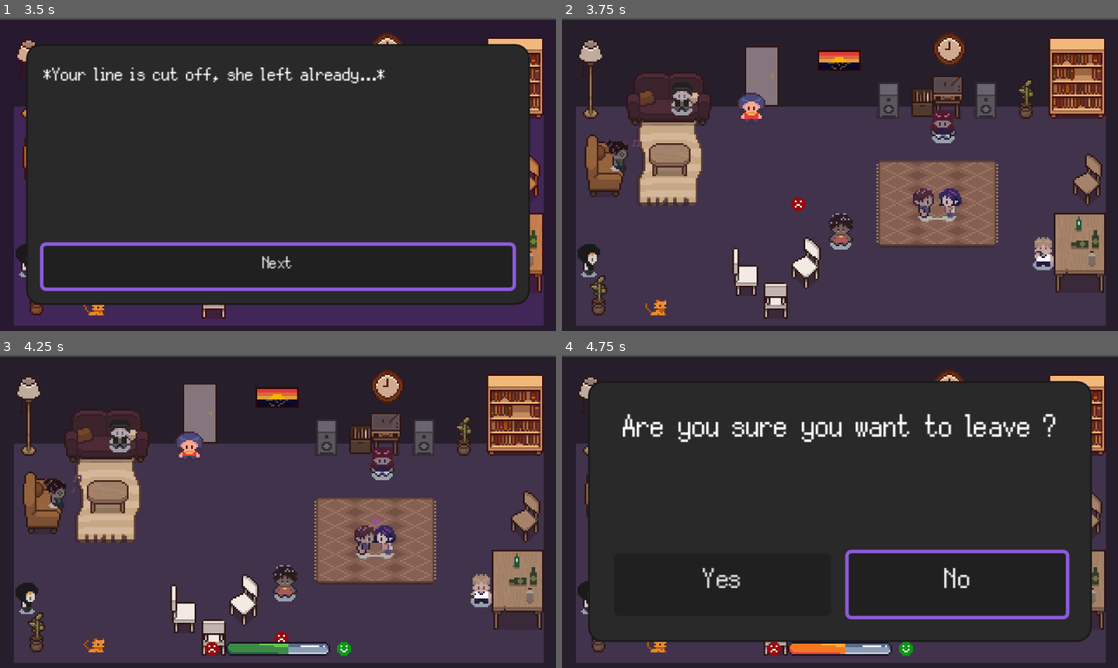
Above: before the commit, frames 1-4 (two rows, left to right).
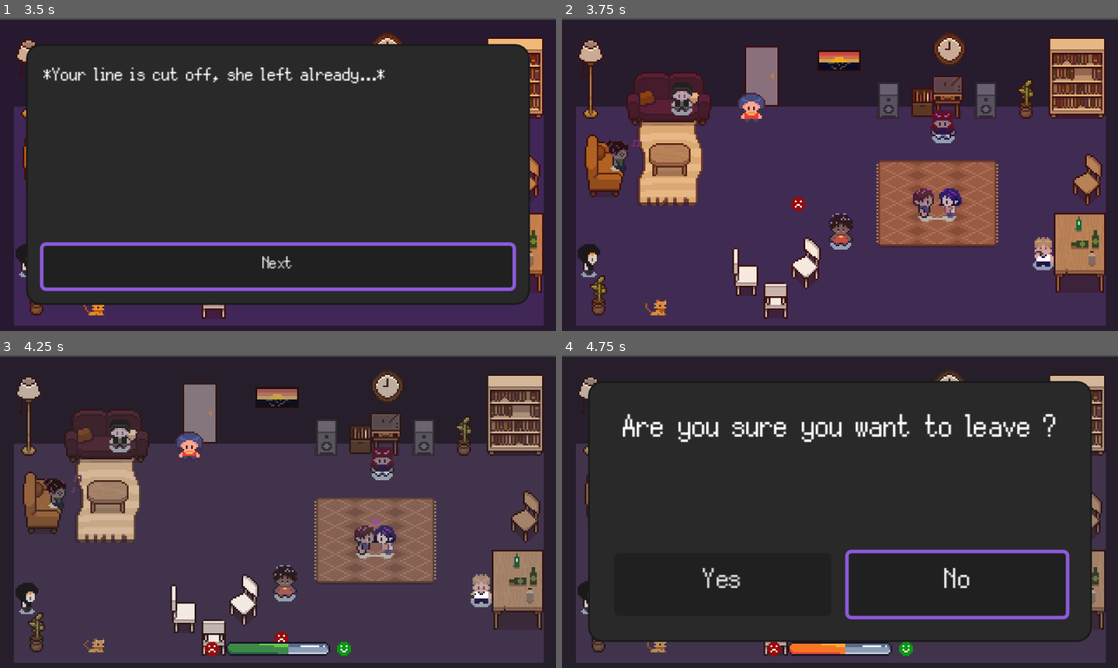
Above: after the commit, the same moments.

Repository: LaClimSx/between-the-lines
Game: Godot game, scene res://scenes/title_screen.tscn
Same seed, same stepped clock (60 frames per second), same inputs: the game is played once before the commit and once after it.
Inputs (mouse positions are in pixels of both pictures, inside the frame that each line leads up to):
- Up to frame 1 (3.5 s): click (211, 265) at 0.5 s; hold D (right) 1.28-2 s; hold Space (interact) 1.28-2 s; click "Next" at 2 s; click "See you later…" at 2.75 s
- Up to frame 2 (3.75 s): click "Next" at 3.5 s
- Up to frame 3 (4.25 s): no input
- Up to frame 4 (4.75 s): hold S (down) from 4.28 s (still down); tap Space (interact) at 4.35 s

Frame 1 is identical in both runs. In frame 2, 0.6% of the frame differs, in the area x 4-72%, y 12-76%; in frame 3, 1.5%, in the area x 15-98%, y 6-95%; in frame 4, 0.5%.

Commit message:
FInished interpolated shader

Diff:
--- a/scenes/main.tscn
+++ b/scenes/main.tscn
@@ -40,6 +40,10 @@
 shader = ExtResource("16_muem4")
 shader_parameter/confidence = 1.0
 
+[sub_resource type="ShaderMaterial" id="ShaderMaterial_j8jky"]
+shader = ExtResource("16_muem4")
+shader_parameter/confidence = 1.0
+
 [sub_resource type="AtlasTexture" id="AtlasTexture_vchkt"]
 atlas = ExtResource("5_5q0nq")
 region = Rect2(0, 0, 21, 21)
@@ -118,6 +122,10 @@
 "speed": 5.0
 }]
 
+[sub_resource type="ShaderMaterial" id="ShaderMaterial_fuf3a"]
+shader = ExtResource("16_muem4")
+shader_parameter/confidence = 1.0
+
 [sub_resource type="RectangleShape2D" id="RectangleShape2D_2wyq8"]
 size = Vector2(33, 45)
 
@@ -146,6 +154,10 @@
 
 [sub_resource type="RectangleShape2D" id="RectangleShape2D_qkpxi"]
 size = Vector2(20, 41)
+
+[sub_resource type="ShaderMaterial" id="ShaderMaterial_kmb1v"]
+shader = ExtResource("16_muem4")
+shader_parameter/confidence = 1.0
 
 [sub_resource type="AtlasTexture" id="AtlasTexture_fuf3a"]
 atlas = ExtResource("9_qkpxi")
@@ -328,8 +340,10 @@
 metadata/_edit_lock_ = true
 
 [node name="Clock" type="AnimatedSprite2D" parent="." unique_id=1498262886]
+material = SubResource("ShaderMaterial_j8jky")
 position = Vector2(223, 18)
 sprite_frames = SubResource("SpriteFrames_ids8r")
+script = ExtResource("17_dp3eg")
 
 [node name="Player" parent="." unique_id=1711175431 instance=ExtResource("2_0wfyh")]
 position = Vector2(109, 54)
@@ -337,7 +351,9 @@
 [node name="Furniture" type="Node" parent="." unique_id=994034929]
 
 [node name="Bookshelf" type="StaticBody2D" parent="Furniture" unique_id=948138631]
+material = SubResource("ShaderMaterial_fuf3a")
 position = Vector2(296.5, 34.5)
+script = ExtResource("17_dp3eg")
 
 [node name="CollisionShape2D" type="CollisionShape2D" parent="Furniture/Bookshelf" unique_id=1703983631]
 shape = SubResource("RectangleShape2D_2wyq8")
@@ -428,8 +444,10 @@
 position = Vector2(55, 166)
 
 [node name="AnimatedSprite2D" type="AnimatedSprite2D" parent="Furniture/Cat" unique_id=554870095]
+material = SubResource("ShaderMaterial_kmb1v")
 sprite_frames = SubResource("SpriteFrames_vchkt")
 autoplay = "default"
+script = ExtResource("17_dp3eg")
 
 [node name="CollisionShape2D" type="CollisionShape2D" parent="Furniture/Cat" unique_id=584662833]
 rotation = 1.5707964
@@ -450,6 +468,7 @@
 [node name="AnimatedSprite2D" parent="Furniture/Painting" index="0" unique_id=1750630893]
 sprite_frames = SubResource("SpriteFrames_fuf3a")
 frame_progress = 0.0
+script = ExtResource("17_dp3eg")
 
 [node name="CollisionShape2D" parent="Furniture/Painting" index="1" unique_id=1779733638]
 position = Vector2(-0.5, 12)
--- a/scripts/background_shader.gd
+++ b/scripts/background_shader.gd
@@ -1,11 +1,13 @@
 extends CanvasItem
 @onready var mat := material as ShaderMaterial
+
 
 func _ready() -> void:
 	Global.score_changed.connect(func(score: int) -> void:
 		change_color(score))
 
 func change_color(score: float) -> void:
-	var confidence: float = ((score - Global.SCORE_LOWER_BOUND) / (Global.SCORE_UPPER_BOUND - Global.SCORE_LOWER_BOUND));
+	var confidence = ((score - Global.SCORE_LOWER_BOUND) / (Global.SCORE_UPPER_BOUND - Global.SCORE_LOWER_BOUND));
 	if mat != null:
-		mat.set_shader_parameter("confidence", confidence)
+		var curr_tween = create_tween();
+		curr_tween.tween_property(mat, "shader_parameter/confidence", confidence, 0.5)
